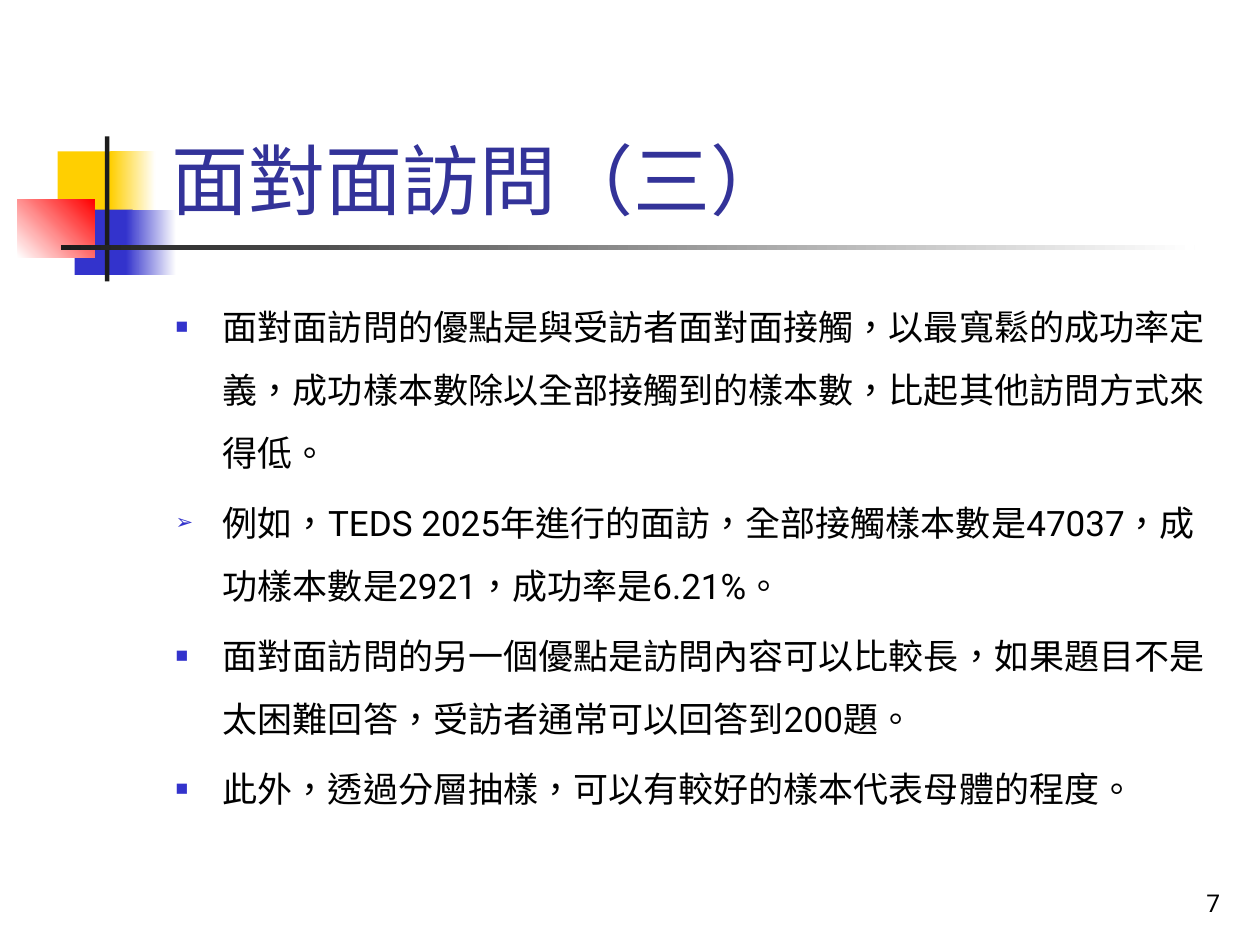
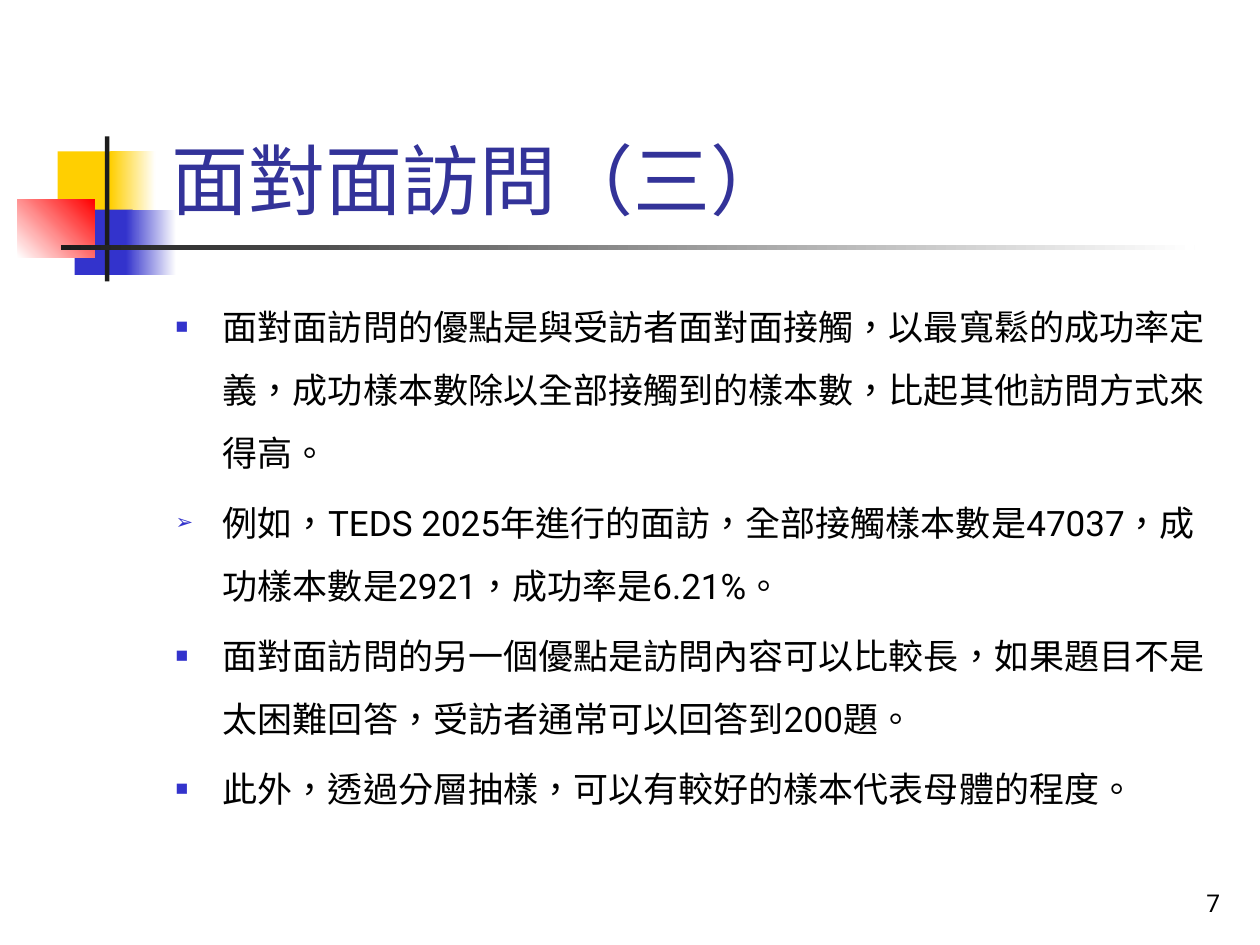
Before and after one commit to TsaiChiahung/PublicOpinion2026, a slide deck: slide 7 of 投影片/民意與調查Week3.pptx. Drawn at 1260x945 pixels with LibreOffice and Linux fonts; fonts in the diff are those of the drawing. Boxes give left, top, right and bottom in pixels: in the first picture for what was removed or moved away, otherwise in the second. Text is boxed around its words. In the diff, an @@ line names an element or a change of style, - is before the commit and + after.

```diff
--- a/投影片/民意與調查Week3.pptx
+++ b/投影片/民意與調查Week3.pptx
@@ text at (223, 310, 1205, 469): text changed @@
-■ 面對面訪問的優點是與受訪者面對面接觸，以最寬鬆的成功率定義，成功樣本數除以全部接觸到的樣本數，比起其他訪問方式來得低。
+■ 面對面訪問的優點是與受訪者面對面接觸，以最寬鬆的成功率定義，成功樣本數除以全部接觸到的樣本數，比起其他訪問方式來得高。
```
Also in this commit, not shown: 8 other slides changed, 3 slides added, 2 slides removed, 1 other file.
